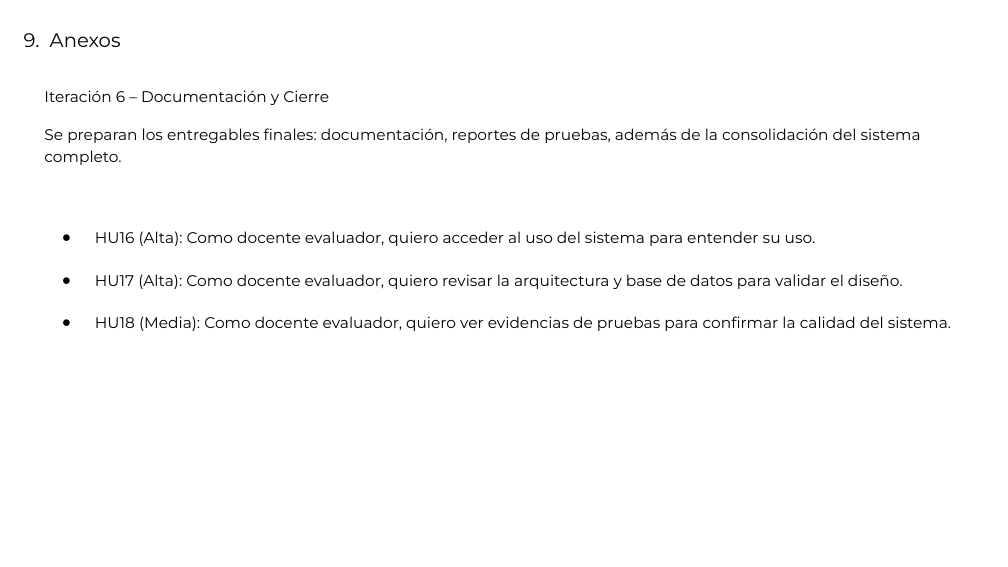
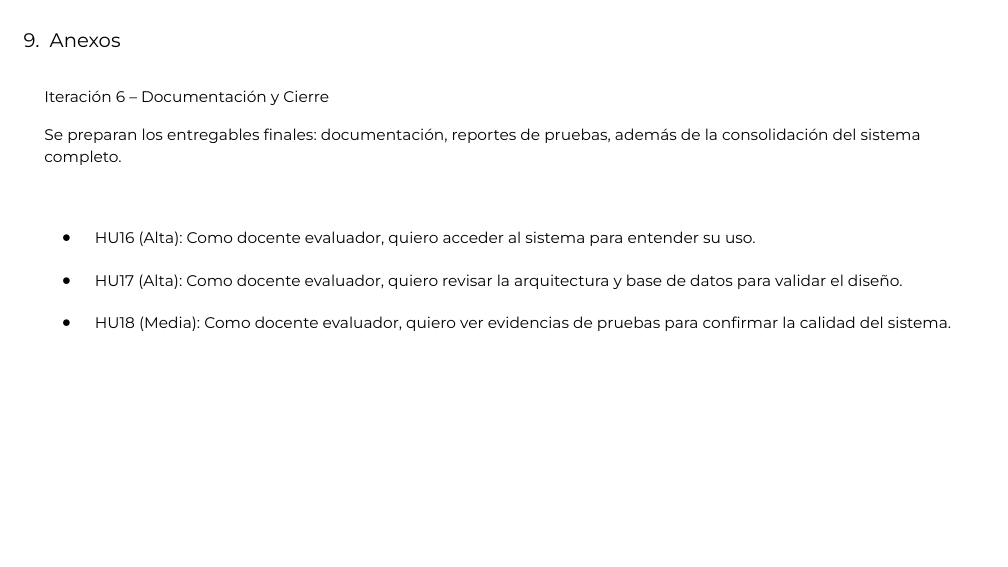
Before and after one commit to mauriciopinavalenzuela/CAPSTONE, a slide deck: slide 17 of DOCUMENTOS FASE1/evidencias grupales/Presentacion_Proyecto.pptx. Drawn at 1008x567 pixels with LibreOffice and Linux fonts; fonts in the diff are those of the drawing. Boxes give left, top, right and bottom in pixels: in the first picture for what was removed or moved away, otherwise in the second. Text is boxed around its words. In the diff, an @@ line names an element or a change of style, - is before the commit and + after.

Commit message:
Agregar nuevos archivos a DOCUMENTOS FASE1

```diff
--- a/DOCUMENTOS FASE1/evidencias grupales/Presentacion_Proyecto.pptx
+++ b/DOCUMENTOS FASE1/evidencias grupales/Presentacion_Proyecto.pptx
@@ text at [95,231,756,246]: text changed @@
-● HU16 (Alta): Como docente evaluador, quiero acceder al uso del sistema para entender su uso.
+● HU16 (Alta): Como docente evaluador, quiero acceder al sistema para entender su uso.
```
